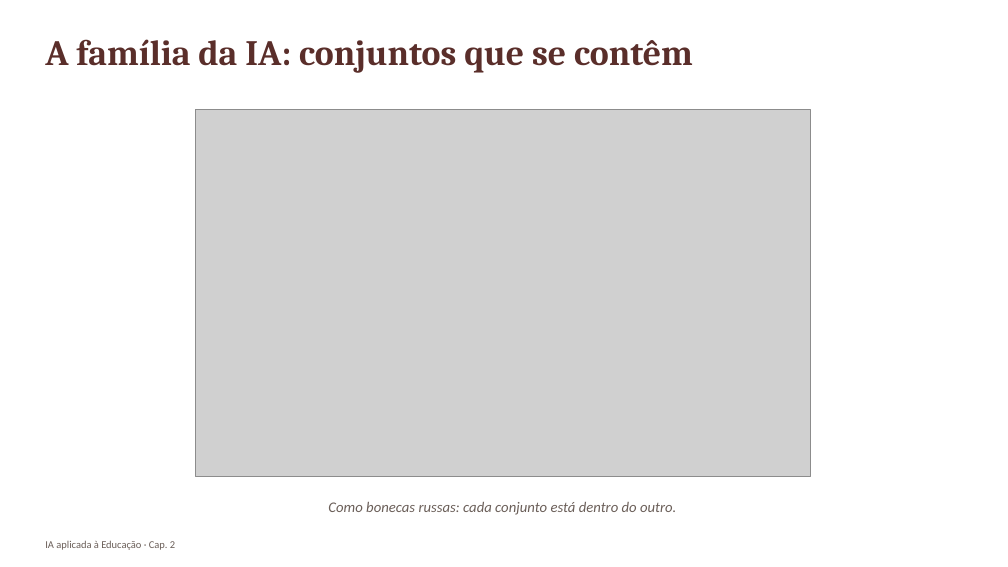
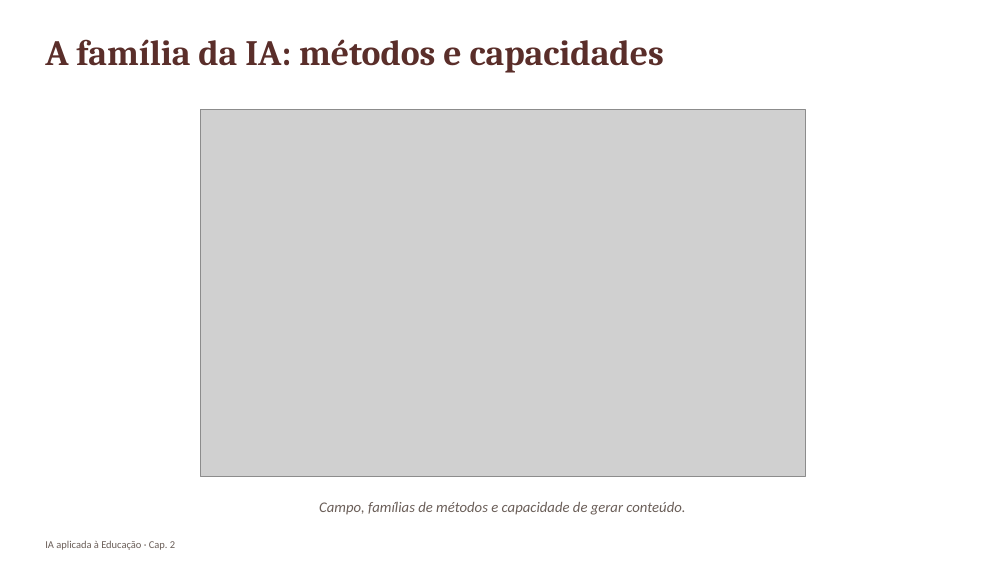
Before and after one commit to arakenmedeiros/claude, a slide deck: slide 10 of livro_ia_educacao/saida/pptx/Cap02_slides.pptx. Drawn at 1008x567 pixels with LibreOffice and Linux fonts; fonts in the diff are those of the drawing; grey boxes stand for pictures. Boxes give left, top, right and bottom in pixels: in the first picture for what was removed or moved away, otherwise in the second. Text is boxed around its words. In the diff, an @@ line names an element or a change of style, - is before the commit and + after.

```diff
--- a/livro_ia_educacao/saida/pptx/Cap02_slides.pptx
+++ b/livro_ia_educacao/saida/pptx/Cap02_slides.pptx
@@ text at [45, 39, 664, 73]: text changed @@
-A família da IA: conjuntos que se contêm
+A família da IA: métodos e capacidades
@@ picture: place and size @@
-picture at [196, 110, 811, 476]
+picture at [200, 110, 805, 476]
@@ text at [319, 502, 685, 515]: text changed @@
-Como bonecas russas: cada conjunto está dentro do outro.
+Campo, famílias de métodos e capacidade de gerar conteúdo.
```
Also in this commit, not shown: 1 other slide changed, 40 other files.
